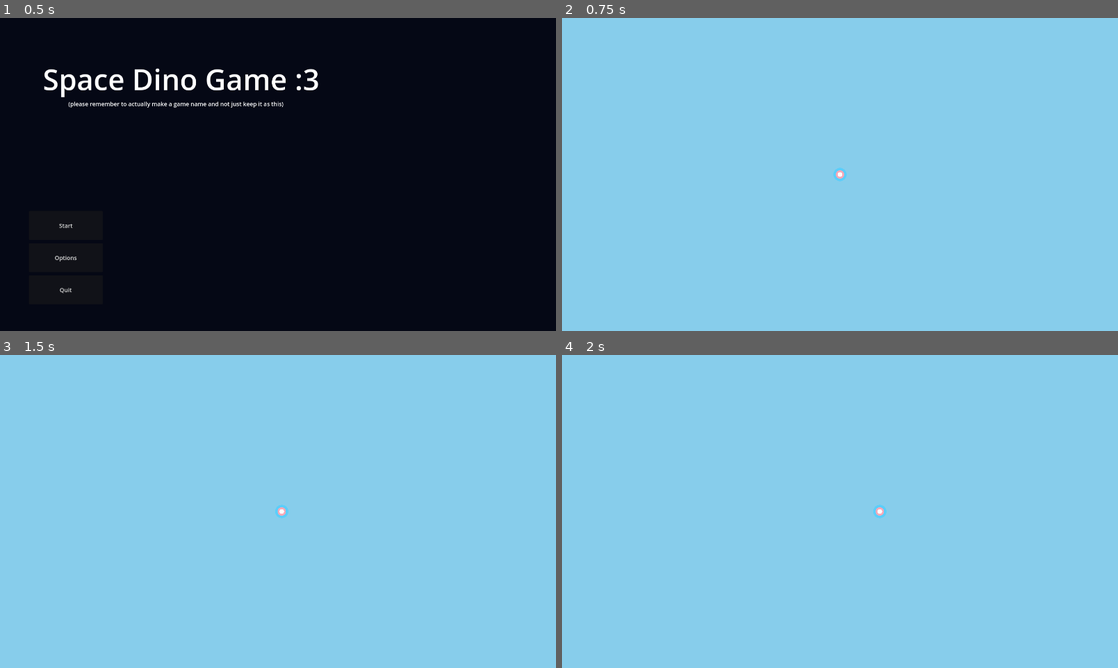
Above: before the commit, frames 1-4 (two rows, left to right).
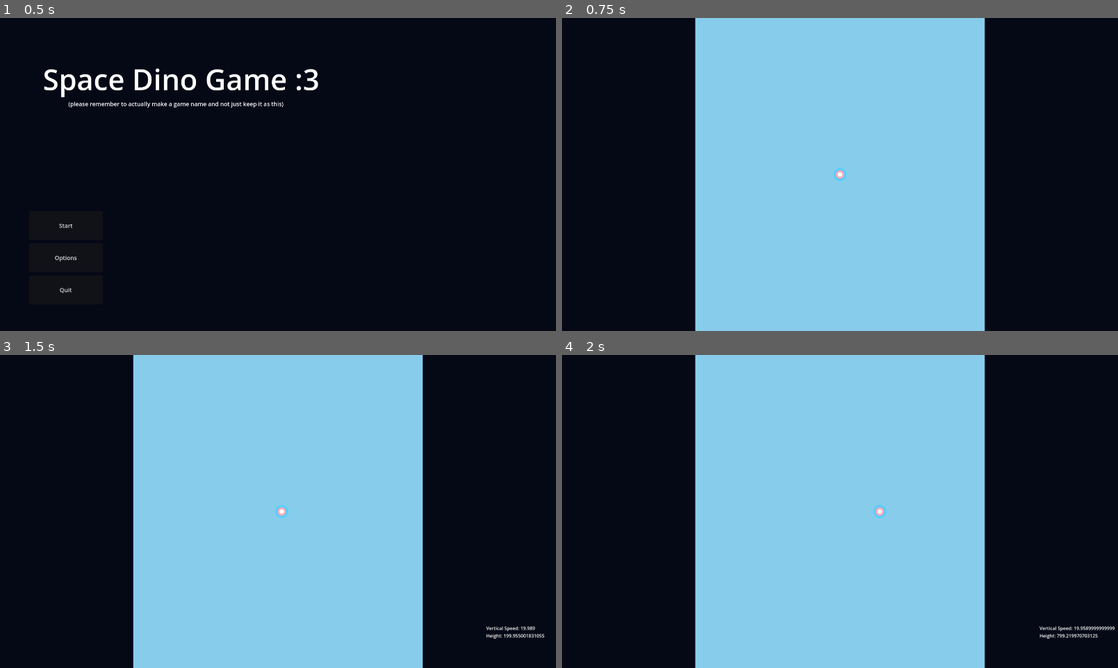
Above: after the commit, the same moments.

Repository: RiverDot/Space-Dinos
Game: Godot game, scene res://Scenes/root.tscn
Two runs of this game, one before a commit and one after it. Both use one fixed random seed, a clock stepped at 60 frames per second and the inputs below.
Inputs:
- Up to frame 1 (0.5 s): no input
- Up to frame 2 (0.75 s): click "Start" at 0.5 s
- Up to frame 3 (1.5 s): tap Enter at 1.25 s; hold D (Player Right) from 1.28 s (still down); hold Space (Launch) from 1.28 s (still down)
- Up to frame 4 (2 s): keep holding D (Player Right); keep holding Space (Launch)

Frame 1 is identical in both runs. In frame 2, 48% of the frame differs, in the area x 0-100%, y 0-100%; in frame 3, 48%; in frame 4, 48%.

Commit message:
Added Height and Speed Label and Var

Diff:
--- a/Scenes/flight scene.tscn
+++ b/Scenes/flight scene.tscn
@@ -18,15 +18,15 @@
 [node name="Flight Screen" type="Node2D"]
 script = ExtResource("1_kq1b0")
 vert_speed_multiplier = 1.0
-path_to_rocket_ship = NodePath("Rocket Ship")
+drag_mod = 0.001
 metadata/_edit_lock_ = true
 
 [node name="Background" type="Node2D" parent="."]
 script = ExtResource("3_3r5i2")
 
 [node name="Sprite2D" type="Sprite2D" parent="Background"]
-position = Vector2(0, 1120)
-scale = Vector2(40, 80)
+position = Vector2(0, 550)
+scale = Vector2(20, 80)
 texture = SubResource("GradientTexture2D_s7k00")
 offset = Vector2(0, -400)
 script = ExtResource("4_dfvw1")
@@ -34,3 +34,16 @@
 [node name="Rocket Ship" parent="." instance=ExtResource("1_vms8s")]
 
 [node name="Camera2D" type="Camera2D" parent="."]
+
+[node name="SpeedLabel" type="Label" parent="."]
+anchors_preset = 3
+anchor_left = 1.0
+anchor_top = 1.0
+anchor_right = 1.0
+anchor_bottom = 1.0
+offset_left = 719.0
+offset_top = 391.0
+offset_right = 949.0
+offset_bottom = 526.0
+grow_horizontal = 0
+grow_vertical = 0
--- a/Scripts/flightScene.gd
+++ b/Scripts/flightScene.gd
@@ -2,15 +2,22 @@
 
 @export var vert_speed: float = 0.0
 @export var vert_speed_multiplier: float = 5.0
+@export var drag_mod: float = 0
 @export var scroll_amount: float
 var launched: bool = false
+var height: float = 0
 
-@export var path_to_rocket_ship: NodePath
 @onready var rocket_ship = $"Rocket Ship"
+@onready var speed_label = $SpeedLabel
+@onready var bg_sprite: Node2D = self.get_child(0)
+var format_string = "Vertical Speed: {vert} \nHeight: {height}"
 
 func _process(_delta):
 	if launched :
 		scroll_amount = vert_speed * vert_speed_multiplier
+		vert_speed -= drag_mod
+		height = bg_sprite.position.y
+		speed_label.text = format_string.format({"vert": vert_speed, "height": height})
 	elif Input.is_action_pressed("Launch"):
 		vert_speed = rocket_ship.launch_force
 		launched = true
Not shown: 1 places in Scenes/flight scene.tscn that only renumber resources
